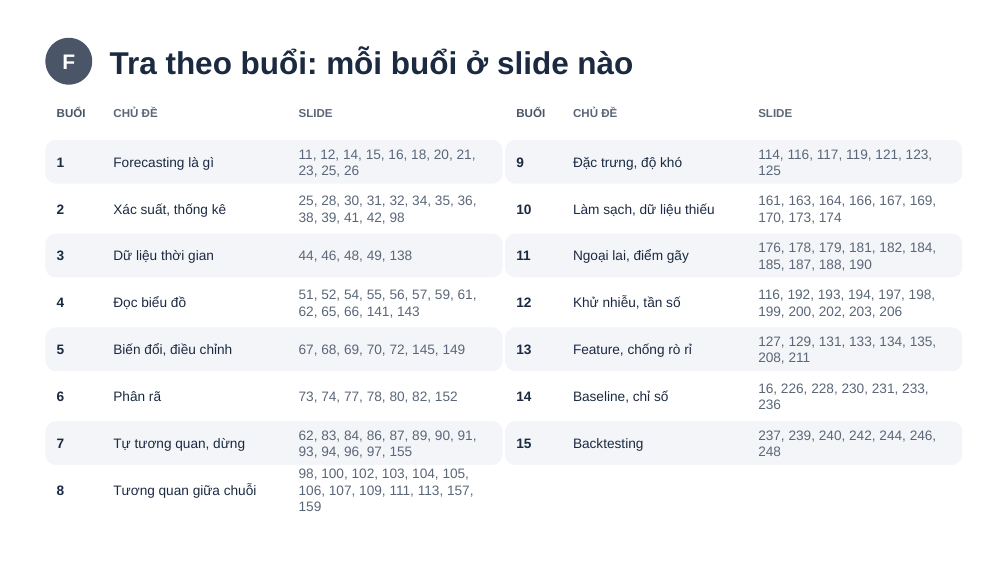
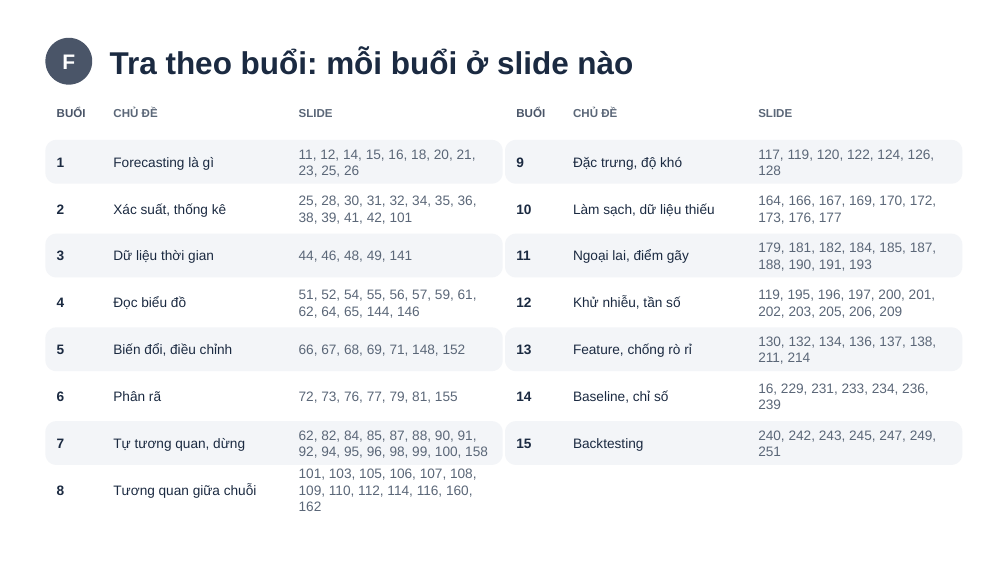
Before and after one commit to Thanh-Fourteen/Forecasting, a slide deck: slide 257 of trinh-chieu/nen-mong-va-du-lieu-v2.pptx (slide 254 before the commit). Drawn at 1008x567 pixels with LibreOffice and Linux fonts; fonts in the diff are those of the drawing. Boxes give left, top, right and bottom in pixels: in the first picture for what was removed or moved away, otherwise in the second. Text is boxed around its words. In the diff, an @@ line names an element or a change of style, - is before the commit and + after.

Commit message:
fix: slide

```diff
--- a/trinh-chieu/nen-mong-va-du-lieu-v2.pptx
+++ b/trinh-chieu/nen-mong-va-du-lieu-v2.pptx
@@ text at [758,149,935,175]: text changed @@
-114, 116, 117, 119, 121, 123, 125
+117, 119, 120, 122, 124, 126, 128
@@ text at [299,195,477,224]: text changed @@
-25, 28, 30, 31, 32, 34, 35, 36, 38, 39, 41, 42, 98
+25, 28, 30, 31, 32, 34, 35, 36, 38, 39, 41, 42, 101
@@ text at [758,195,937,224]: text changed @@
-161, 163, 164, 166, 167, 169, 170, 173, 174
+164, 166, 167, 169, 170, 172, 173, 176, 177
@@ text at [299,250,413,262]: text changed @@
-44, 46, 48, 49, 138
+44, 46, 48, 49, 141
@@ text at [758,242,937,271]: text changed @@
-176, 178, 179, 181, 182, 184, 185, 187, 188, 190
+179, 181, 182, 184, 185, 187, 188, 190, 191, 193
@@ text at [299,289,477,318]: text changed @@
-51, 52, 54, 55, 56, 57, 59, 61, 62, 65, 66, 141, 143
+51, 52, 54, 55, 56, 57, 59, 61, 62, 64, 65, 144, 146
@@ text at [758,289,936,318]: text changed @@
-116, 192, 193, 194, 197, 198, 199, 200, 202, 203, 206
+119, 195, 196, 197, 200, 201, 202, 203, 205, 206, 209
@@ text at [299,344,466,356]: text changed @@
-67, 68, 69, 70, 72, 145, 149
+66, 67, 68, 69, 71, 148, 152
@@ text at [758,336,937,364]: text changed @@
-127, 129, 131, 133, 134, 135, 208, 211
+130, 132, 134, 136, 137, 138, 211, 214
@@ text at [758,383,928,409]: text changed @@
-16, 226, 228, 230, 231, 233, 236
+16, 229, 231, 233, 234, 236, 239
@@ text at [299,391,458,403]: text changed @@
-73, 74, 77, 78, 80, 82, 152
+72, 73, 76, 77, 79, 81, 155
@@ text at [299,430,488,458]: text changed @@
-62, 83, 84, 86, 87, 89, 90, 91, 93, 94, 96, 97, 155
+62, 82, 84, 85, 87, 88, 90, 91, 92, 94, 95, 96, 98, 99, 100, 158
@@ text at [758,430,937,456]: text changed @@
-237, 239, 240, 242, 244, 246, 248
+240, 242, 243, 245, 247, 249, 251
@@ text at [299,468,477,511]: text changed @@
-98, 100, 102, 103, 104, 105, 106, 107, 109, 111, 113, 157, 159
+101, 103, 105, 106, 107, 108, 109, 110, 112, 114, 116, 160, 162
```
Also in this commit, not shown: 3 other slides changed, 3 slides added, 6 other files.
